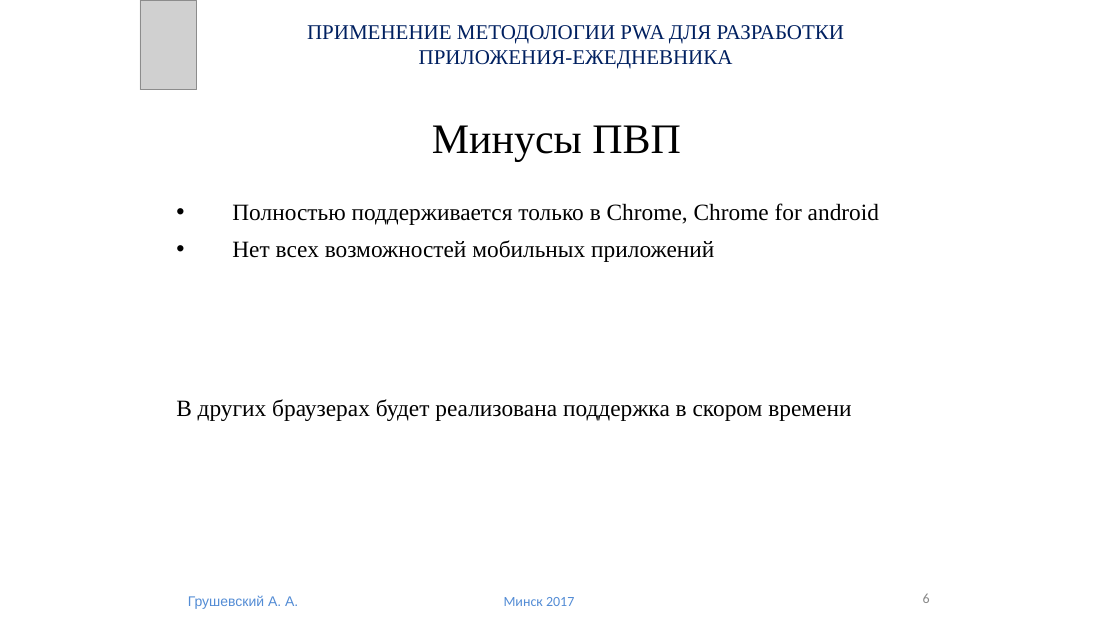
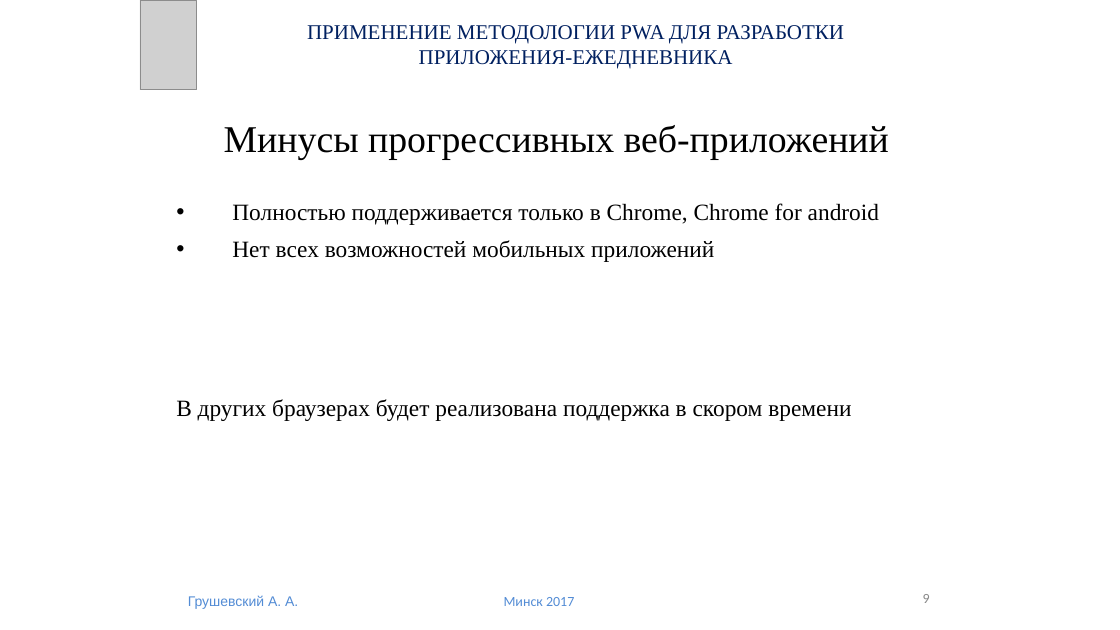
Before and after one commit to 18089396a47/diplom, a slide deck: slide 9 of Диплом Грушевский.pptx (slide 6 before the commit). Drawn at 1120x630 pixels with LibreOffice and Linux fonts; fonts in the diff are those of the drawing; grey boxes stand for pictures. Boxes give left, top, right and bottom in pixels: in the first picture for what was removed or moved away, otherwise in the second. Text is boxed around its words. In the diff, an @@ line names an element or a change of style, - is before the commit and + after.

```diff
--- a/Диплом Грушевский.pptx
+++ b/Диплом Грушевский.pptx
@@ title at box(224, 125, 889, 160): text changed; size 36 to 32.4 pt @@
-Минусы ПВП
+Минусы прогрессивных веб-приложений
@@ page number at box(923, 594, 930, 603): text changed @@
-6
+9
```
Also in this commit, not shown: 5 other slides changed, 3 slides added, 14 other files.
